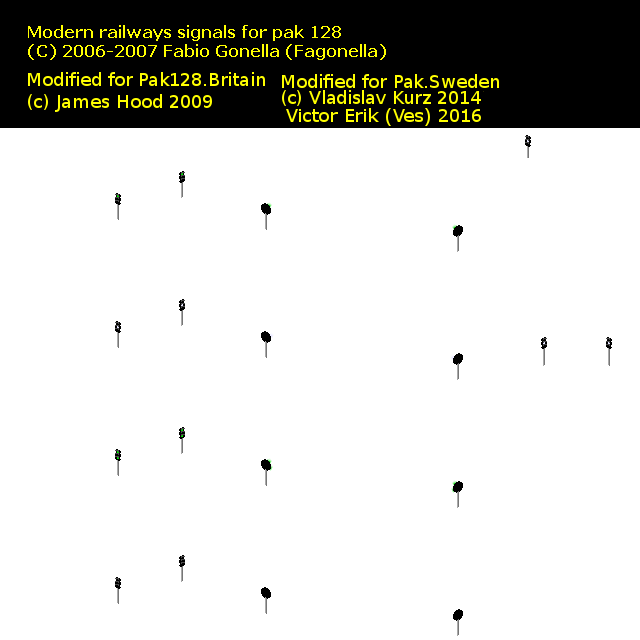
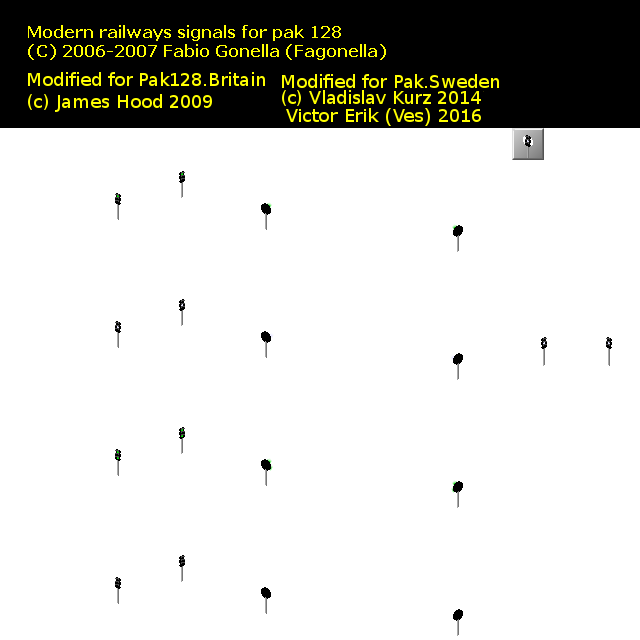
The second 640×640 image is a revision of the first. Changes to its layers:
added layer "Knapp" above "Bakgrund" over [512, 128, 544, 160]
